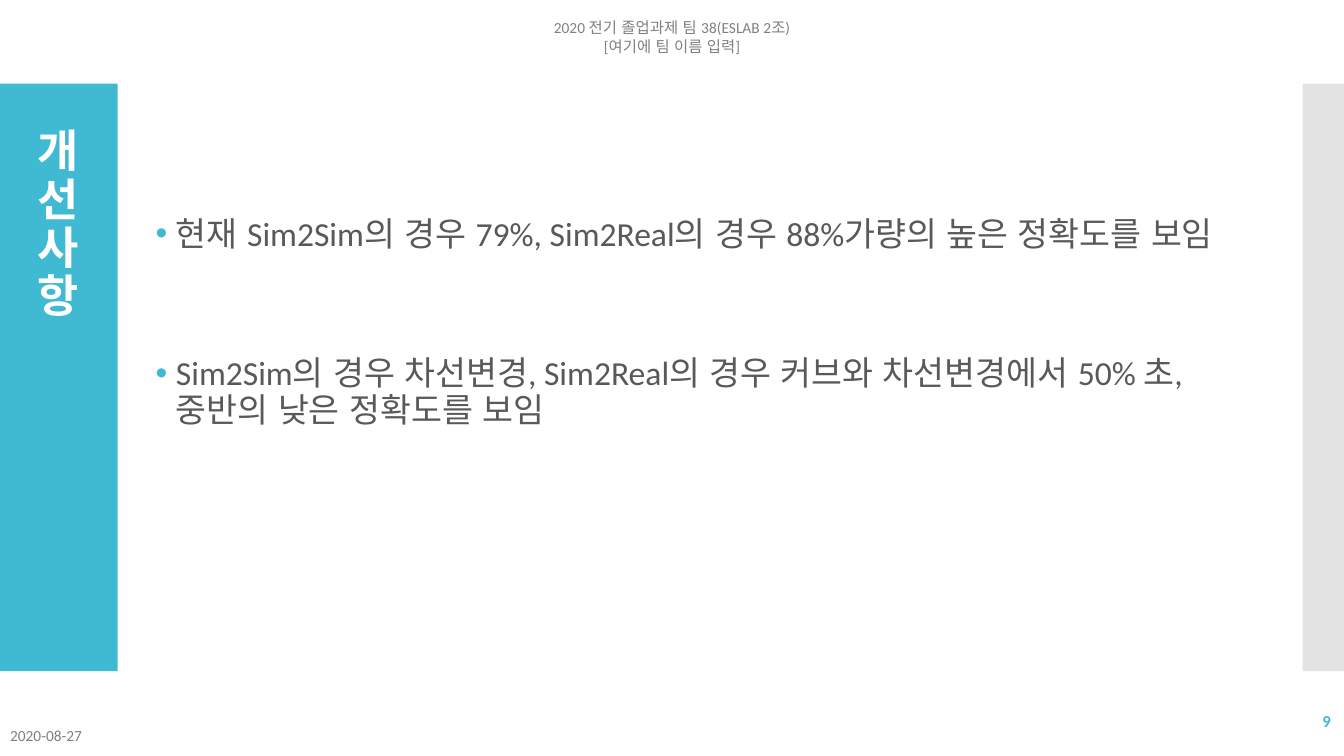
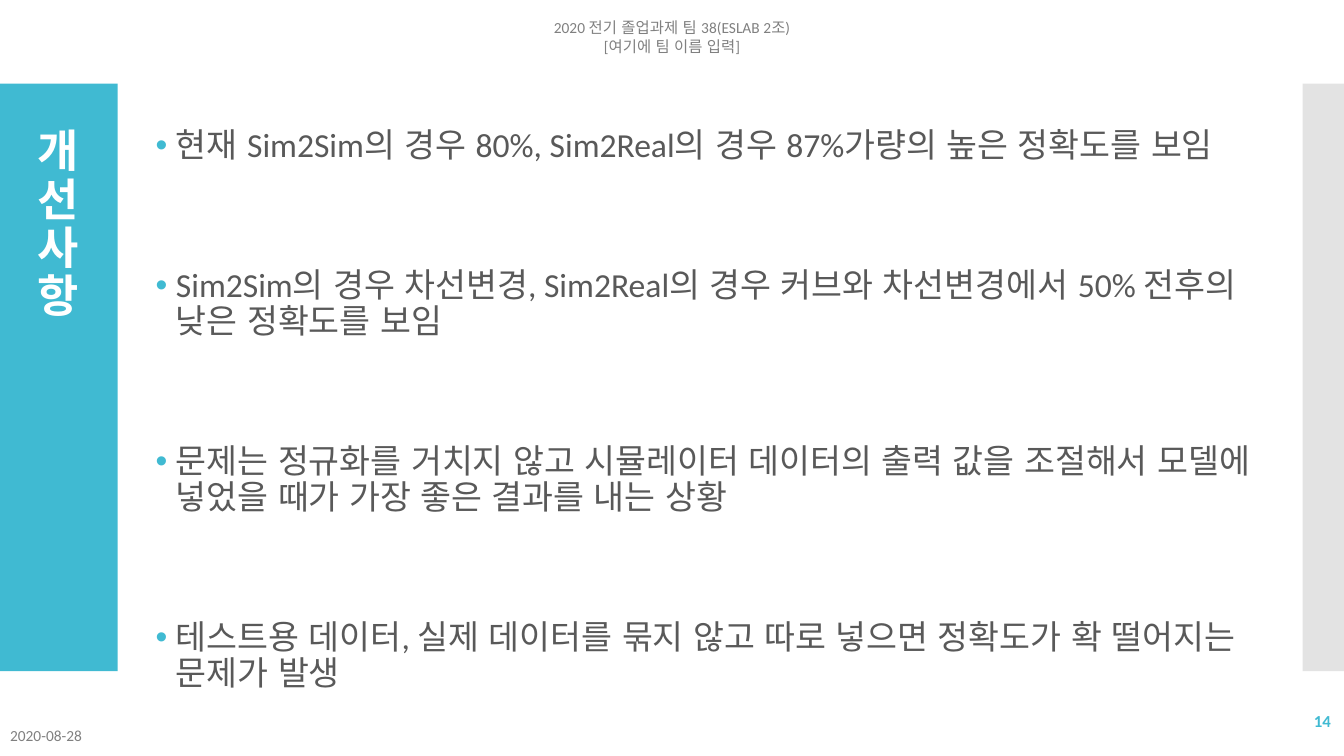
Before and after one commit to NgaAdrain/TEAM_Enter_Text_Here, a slide deck: slide 14 of Reports/발표/졸업과제 여덟번째 발표 2조.pptx (slide 9 before the commit). Drawn at 1344x756 pixels with LibreOffice and Linux fonts; fonts in the diff are those of the drawing. Boxes give left, top, right and bottom in pixels: in the first picture for what was removed or moved away, otherwise in the second. Text is boxed around its words. In the diff, an @@ line names an element or a change of style, - is before the commit and + after.

```diff
--- a/Reports/발표/졸업과제 여덟번째 발표 2조.pptx
+++ b/Reports/발표/졸업과제 여덟번째 발표 2조.pptx
@@ text at (176,129,1250,688): text changed @@
-• 현재 Sim2Sim의 경우 79%, Sim2Real의 경우 88%가량의 높은 정확도를 보임
-• Sim2Sim의 경우 차선변경, Sim2Real의 경우 커브와 차선변경에서 50% 초, 중반의 낮은 정확도를 보임
+• 현재 Sim2Sim의 경우 80%, Sim2Real의 경우 87%가량의 높은 정확도를 보임
+• Sim2Sim의 경우 차선변경, Sim2Real의 경우 커브와 차선변경에서 50% 전후의 낮은 정확도를 보임
+• 문제는 정규화를 거치지 않고 시뮬레이터 데이터의 출력 값을 조절해서 모델에 넣었을 때가 가장 좋은 결과를 내는 상황
+• 테스트용 데이터, 실제 데이터를 묶지 않고 따로 넣으면 정확도가 확 떨어지는 문제가 발생
@@ page number at (1314,716,1331,727): text changed @@
-9
+14
@@ text at (10,730,82,741): text changed @@
-2020-08-27
+2020-08-28
```
Also in this commit, not shown: 13 other slides changed, 6 slides added, 18 other files.
